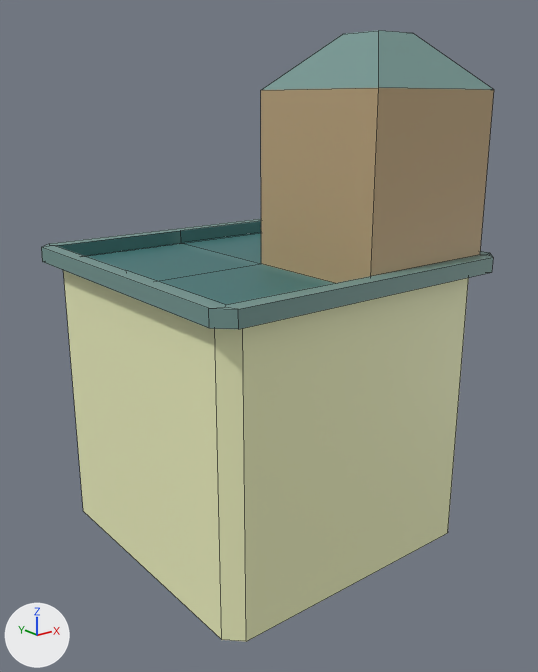
Renders of the FBX model Modelos/ModelosDef/ModuloBase02.fbx from each side of a commit.
Rendered twice from a 50 mm camera at (3.35, -20.16, 2.83) aimed at (6.36, -16.4, 1.33). Arrows for +X, +Y and +Z are at lower left; the lights stay in place. Mesh edges are drawn as thin lines.
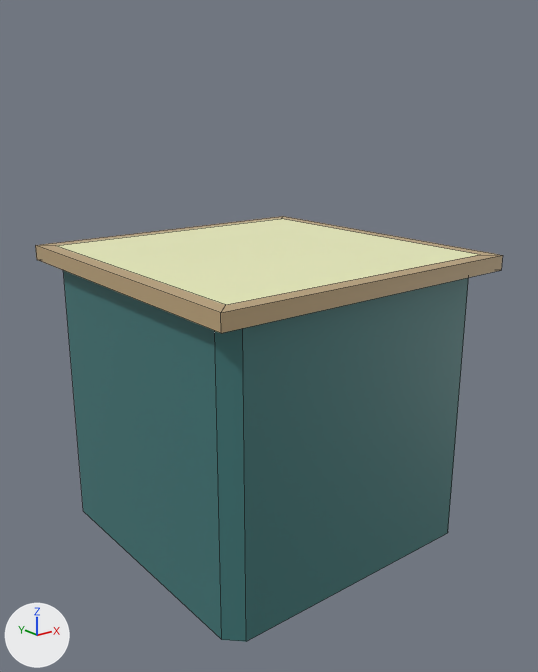
The newer file is also turned or shifted as a whole; pictures and numbers use the older file's frame.

Changed parts and their boxes (x1, y1, x2, y2) in the pictures (538 x 672 px):
```json
{"object": "Cube.220", "change": "reshaped", "before": [41, 30, 494, 642], "after": [35, 216, 503, 642], "on screen": "30% shorter"}
{"part": 1, "of": "me_cube_081", "change": "cut back", "before": [41, 30, 494, 329], "after": [35, 216, 503, 333]}
{"part": 2, "of": "me_cube_081", "change": "recoloured", "before": [63, 270, 469, 642], "after": [63, 270, 469, 642], "on screen": "beige to cyan"}
```

Scene script edits in JSON lines:
```json
{"op": "add", "block": "img_paleta01_png", "code": ["img_paleta01_png = load_image('Paleta01.png', '../../Paletas/Paleta01.png', 32, 8, 'sRGB')"]}
{"op": "add", "block": "mat_material_001", "code": ["mat_material_001 = principled_material('Material.001')", "mat_material_001.texture = img_paleta01_png"]}
{"block": "me_cube_081", "where": "# used by ob_cube_220; location = (6.433, -16.373, 1.755)"}
{"op": "remove", "block": "me_cube_081", "code": "me_cube_081.from_pydata(...)  # 61 vertices, 52 faces; spans x -1.17..1.03, y -1.03..1.17, z -1.85..1.47"}
{"op": "add", "block": "me_cube_081", "code": "me_cube_081.from_pydata(...)  # 32 vertices, 25 faces; spans x -1.17..1.03, y -1.03..1.17, z -1.85..0.15"}
{"block": "me_cube_081", "change": "me_cube_081 part 1"}
{"block": "me_cube_081", "change": "40 vertices are removed from x -1.17..1.03, y -1.03..1.17, z 0.05..1.47"}
{"block": "me_cube_081", "change": "44 faces are deleted"}
{"block": "me_cube_081", "change": "1 vertex moves from x 0.93, y -0.93, z 0.06 to x 1.03, y -1.03, z 0.15"}
{"block": "me_cube_081", "change": "11 vertices are added at x -1.17..1.03, y -1.03..1.17, z 0.05..0.15"}
{"block": "me_cube_081", "change": "17 new faces join them"}
{"block": "me_cube_081", "change": "me_cube_081 part 2: 8 faces spanning x -1.07..0.93, y -0.93..1.07, z -1.85..0.05 switch from mat_material_004 (picture img_paleta04_png) to mat_material_001 (picture img_paleta01_png)"}
```
